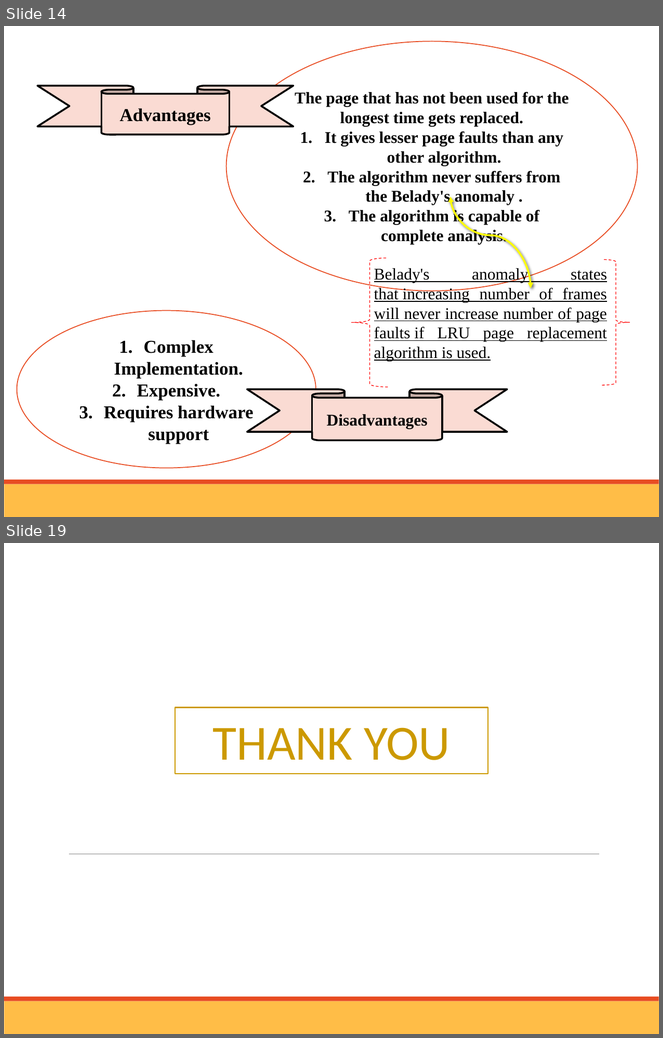
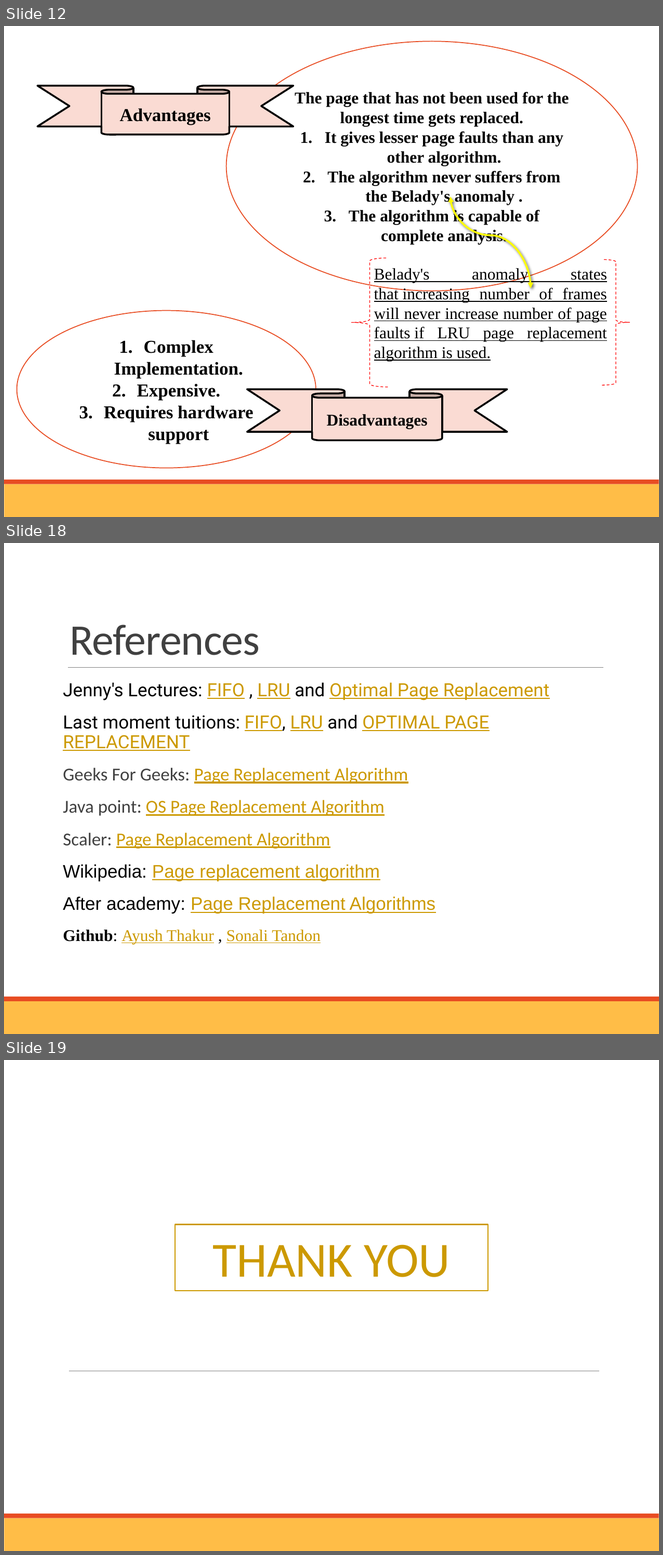
Before and after one commit to Ayushhh-T/Page-Replacement-Algorithm, a slide deck: Presentation/OS-Mini-Project-ppt.pptx. Shown one above the other, each under a label of ours: slides 14 and 19 before the commit, slides 12, 18 and 19 after it; the slides between them are not shown. The pictures are 663x1038 and 663x1555 pixels, drawn with LibreOffice and Linux fonts; fonts in the diff are those of the drawing. Boxes give left, top, right and bottom in pixels: in the first picture for what was removed or moved away, otherwise in the second. Text is boxed around its words. In the diff, an @@ line names an element or a change of style, - is before the commit and + after.

```diff
--- a/Presentation/OS-Mini-Project-ppt.pptx
+++ b/Presentation/OS-Mini-Project-ppt.pptx
@@ slide 18 added at box(4, 543, 659, 1034), background #FFFFFF; not listed: 2 template elements that a slide beside it also shows @@
@@ title added at box(70, 625, 260, 655), 48 pt, text #404040 @@
+References
@@ line added from (68, 667) to (604, 667), #808080 0.5 pt @@
@@ text added at box(63, 682, 549, 944), 20 pt, text #CC9900, underline @@
+Jenny's Lectures: FIFO , LRU and Optimal Page Replacement
+Last moment tuitions: FIFO, LRU and OPTIMAL PAGE REPLACEMENT
+Geeks For Geeks: Page Replacement Algorithm
+Java point: OS Page Replacement Algorithm
+Scaler: Page Replacement Algorithm
+Wikipedia: Page replacement algorithm
+After academy: Page Replacement Algorithms
+Github: Ayush Thakur , Sonali Tandon
@@ what was slide 14 is now slide 12 @@
```
Also in this commit, not shown: 6 slides changed, 1 other slide added, 2 slides removed, 12 other files.
